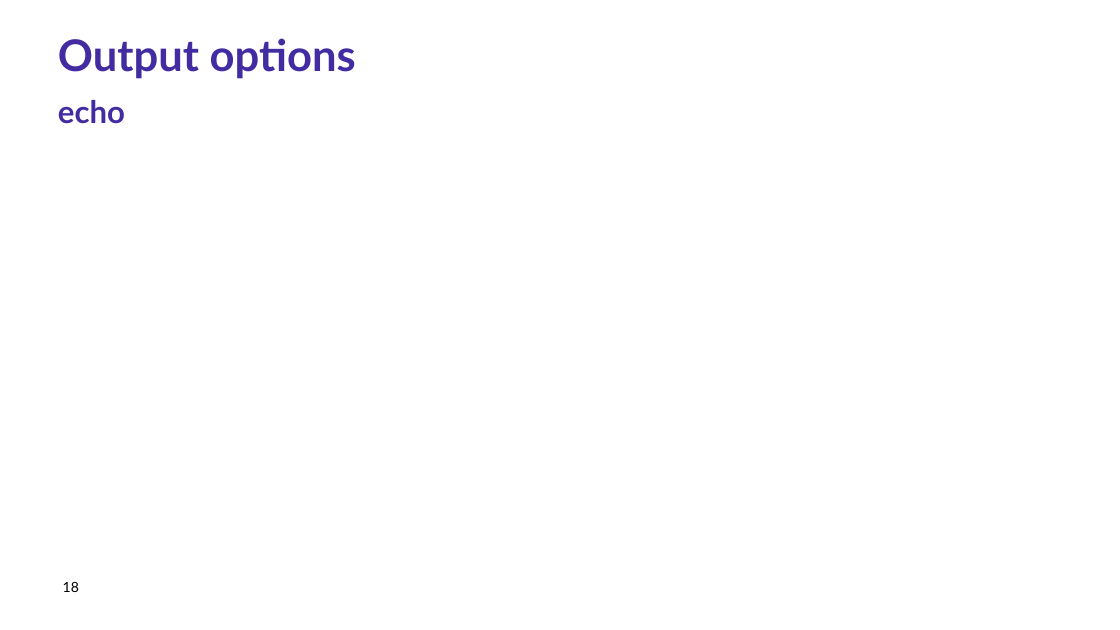
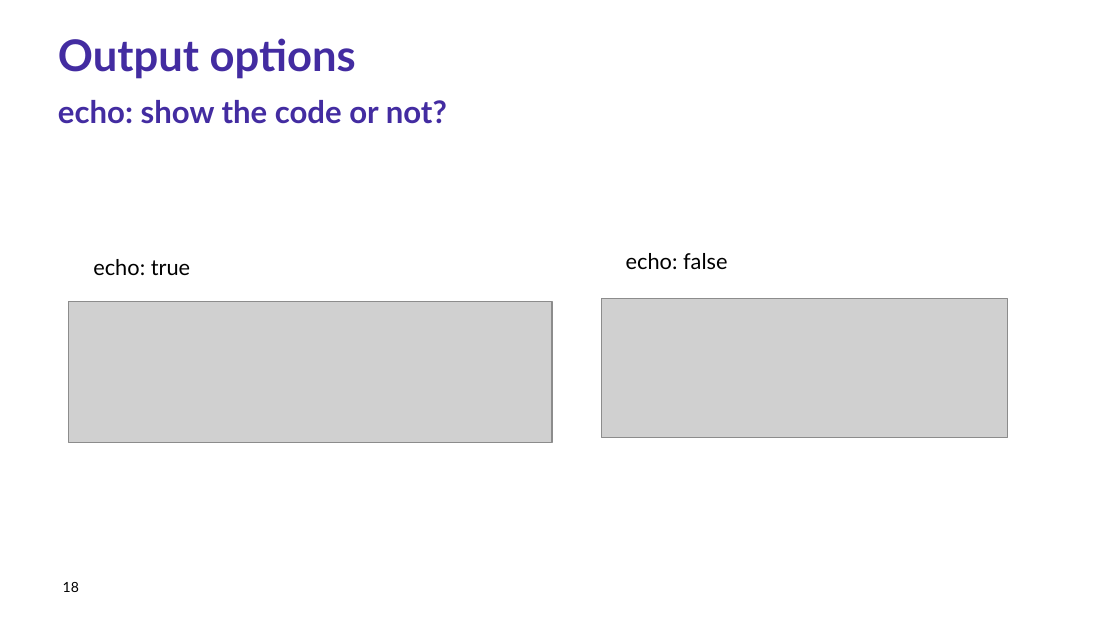
Before and after one commit to Research-IT-Swiss-TPH/quarto-workshop-2026, a slide deck: slide 18 of slides/lecture.pptx. Drawn at 1120x630 pixels with LibreOffice and Linux fonts; fonts in the diff are those of the drawing; grey boxes stand for pictures; background and template pictures are left out. Boxes give left, top, right and bottom in pixels: in the first picture for what was removed or moved away, otherwise in the second. Text is boxed around its words. In the diff, an @@ line names an element or a change of style, - is before the commit and + after.

```diff
--- a/slides/lecture.pptx
+++ b/slides/lecture.pptx
@@ text at [58,100,447,124]: text changed @@
-echo
+echo: show the code or not?
@@ text added at [93,259,190,275], 14 pt, text #000000 @@
+echo: true
@@ text added at [626,253,727,269], 14 pt, text #000000 @@
+echo: false
@@ picture added at [601,298,1008,437] @@
@@ picture added at [69,301,552,444] @@
```
Also in this commit, not shown: 5 other slides changed, 2 slides added.
